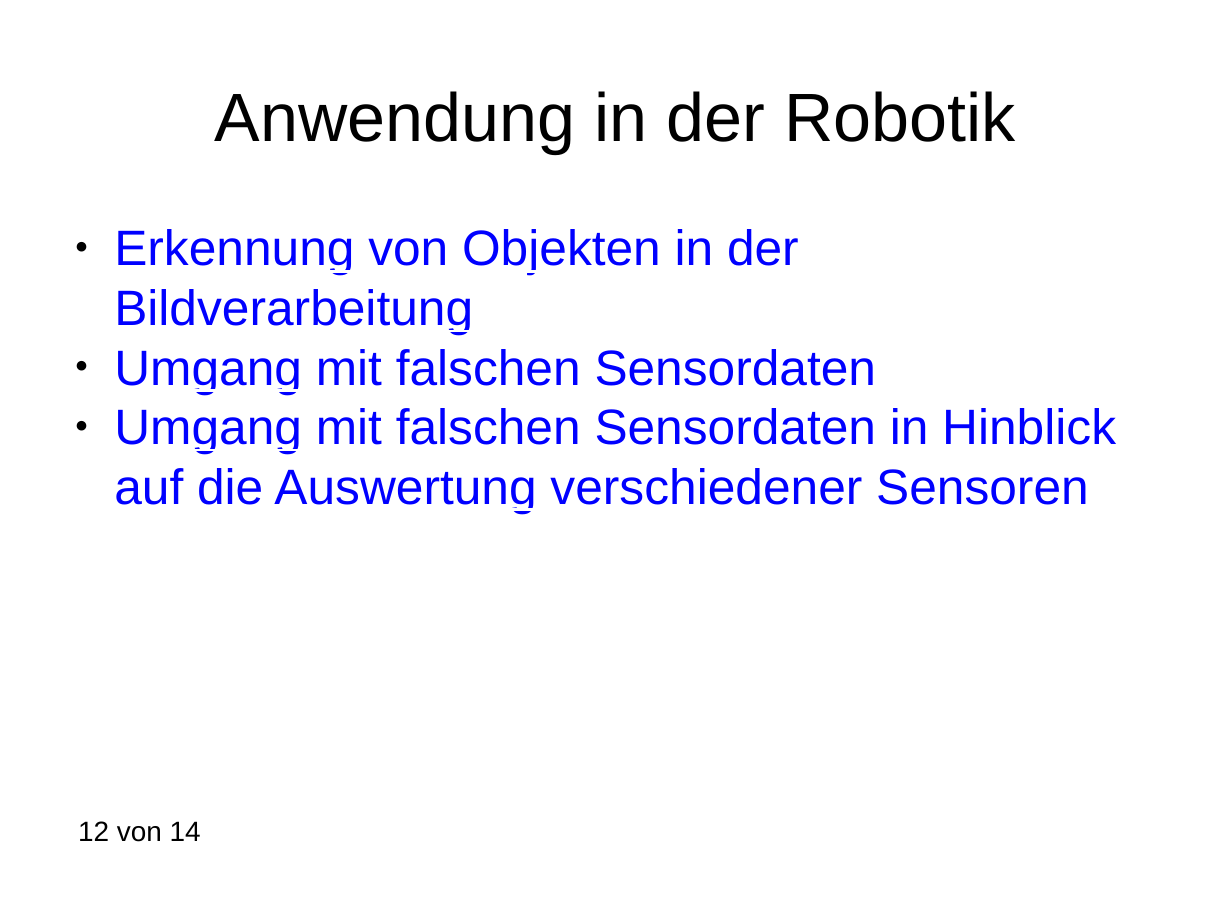
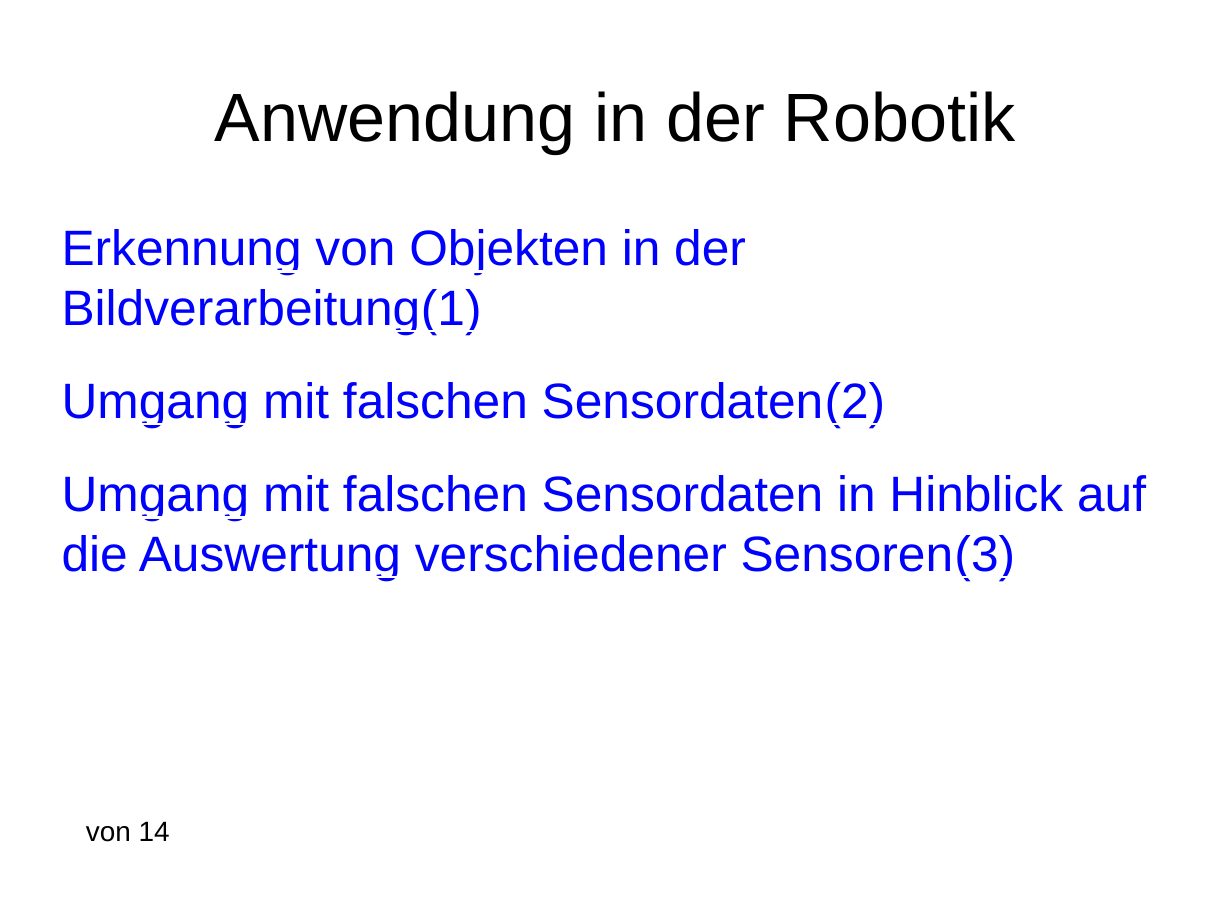
Before and after one commit to davidReward/robotik, a slide deck: slide 12 of praesi.pptx. Drawn at 1232x924 pixels with LibreOffice and Linux fonts; fonts in the diff are those of the drawing. Boxes give left, top, right and bottom in pixels: in the first picture for what was removed or moved away, otherwise in the second. Text is boxed around its words. In the diff, an @@ line names an element or a change of style, - is before the commit and + after.

```diff
--- a/praesi.pptx
+++ b/praesi.pptx
@@ text at [62,229,1146,580]: text changed @@
-● Erkennung von Objekten in der Bildverarbeitung
-● Umgang mit falschen Sensordaten
-● Umgang mit falschen Sensordaten in Hinblick auf die Auswertung verschiedener Sensoren
+Erkennung von Objekten in der Bildverarbeitung(1)
+Umgang mit falschen Sensordaten(2)
+Umgang mit falschen Sensordaten in Hinblick auf die Auswertung verschiedener Sensoren(3)
@@ text at [86,821,170,842]: text changed @@
-12 von 14
+von 14
```
Also in this commit, not shown: 12 other slides changed, 2 slides added, 2 other files.
